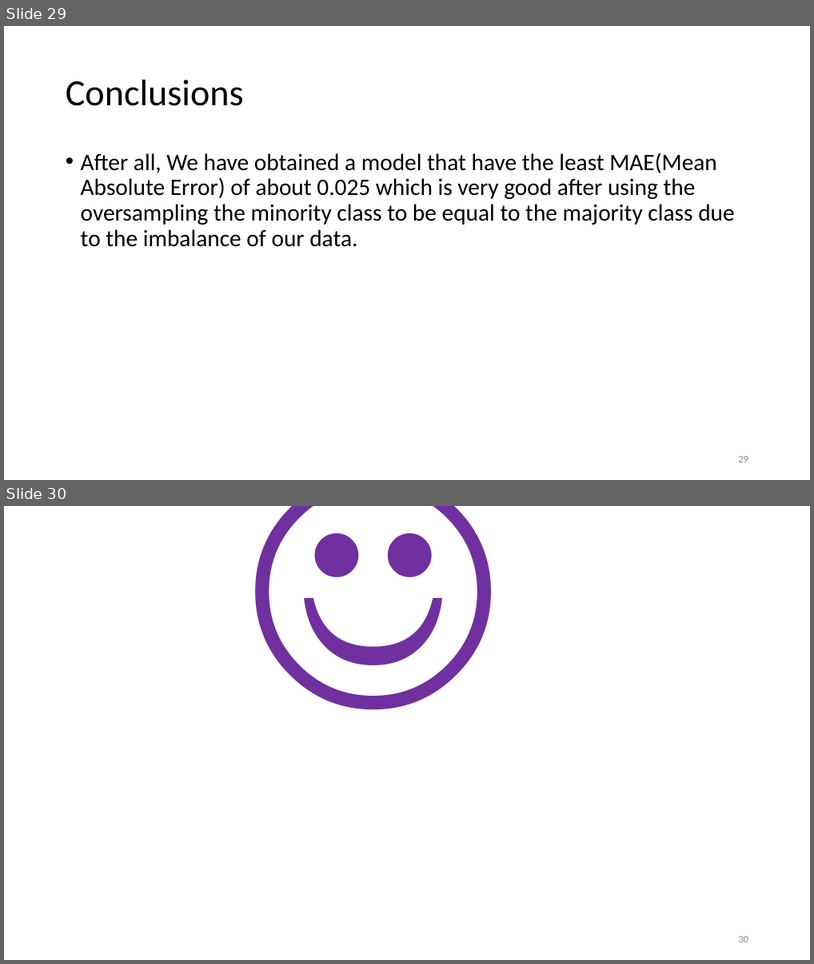
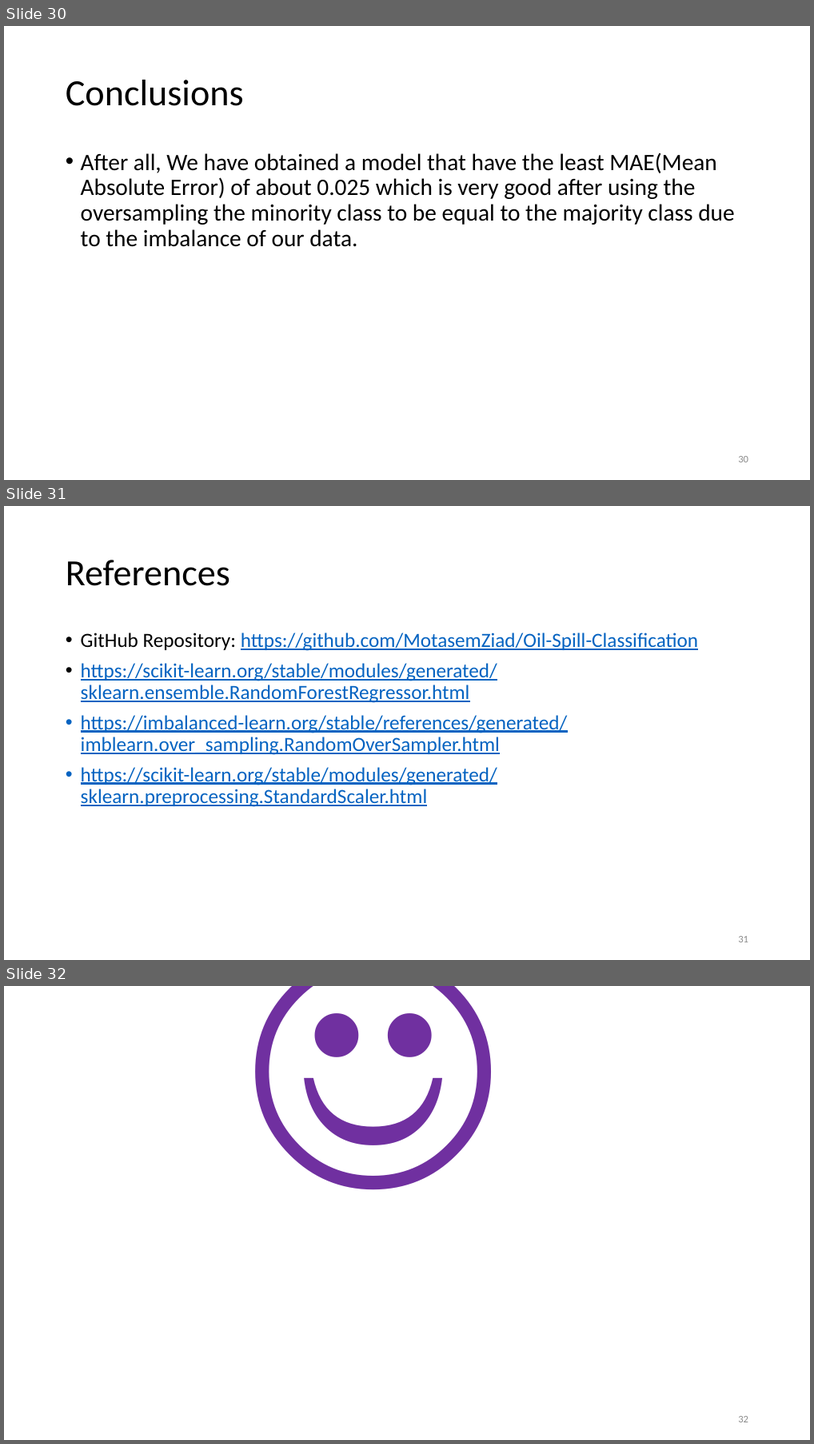
Before and after one commit to MotasemZiad/Oil-Spill-Classification, a slide deck: Presentation/Project Presentation.pptx. Shown one above the other, each under a label of ours: slides 29 and 30 before the commit, slides 30, 31 and 32 after it. The pictures are 814x964 and 814x1444 pixels, drawn with LibreOffice and Linux fonts; fonts in the diff are those of the drawing. Boxes give left, top, right and bottom in pixels: in the first picture for what was removed or moved away, otherwise in the second. Text is boxed around its words. In the diff, an @@ line names an element or a change of style, - is before the commit and + after.

```diff
--- a/Presentation/Project Presentation.pptx
+++ b/Presentation/Project Presentation.pptx
@@ slide 31 added at (4,506,810,960), background #FFFFFF @@
@@ title added at (66,560,230,586), 44 pt, text #000000 @@
+References
@@ text added at (81,632,698,807), 24 pt, text #0563C1, underline @@
+• GitHub Repository: https://github.com/MotasemZiad/Oil-Spill-Classification
+• https://scikit-learn.org/stable/modules/generated/sklearn.ensemble.RandomForestRegressor.html
+• https://imbalanced-learn.org/stable/references/generated/imblearn.over_sampling.RandomOverSampler.html
+• https://scikit-learn.org/stable/modules/generated/sklearn.preprocessing.StandardScaler.html
@@ page number added at (738,936,749,942), 12 pt, text #8C8C8C @@
+31
@@ what was slide 29 is now slide 30 @@
@@ page number at (738,456,749,462): text changed @@
-29
+30
@@ what was slide 30 is now slide 32 @@
@@ page number at (738,1416,749,1422): text changed @@
-30
+32
```
Also in this commit, not shown: 4 slides changed, 2 other slides added, 1 slide removed.
